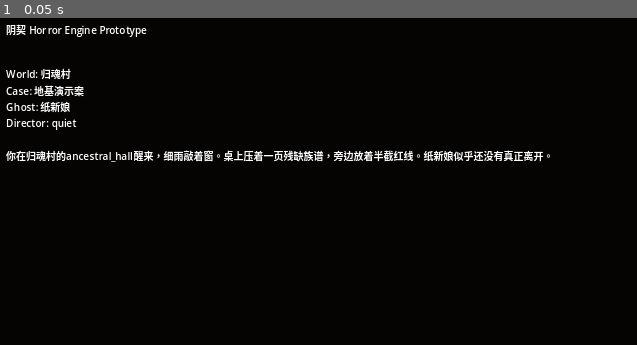
Above: before the commit, frame 1.
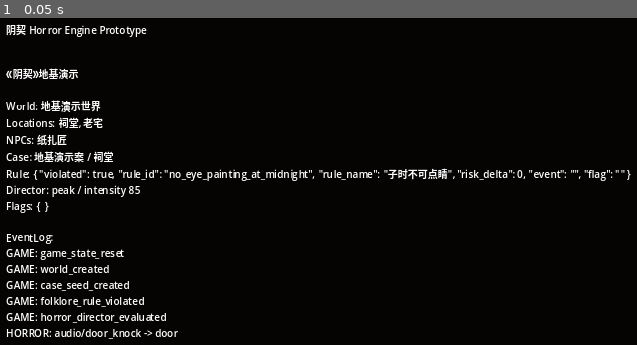
Above: after the commit, the same moment.

Repository: xiemingxin1145/yinqi-horror-engine
Game: Godot game, scene res://scenes/Main.tscn
Same seed, same stepped clock (60 frames per second), same inputs: the game is played once before the commit and once after it.
Inputs:
- Up to frame 1 (0.05 s): no input

The runs differ from the first frame. In frame 1, 6.2% of the frame differs, in the area x 0-100%, y 15-99%.

Commit message:
feat: make Main demonstrate foundation systems

Diff:
--- a/src/Main.gd
+++ b/src/Main.gd
@@ -2,17 +2,64 @@
 
 @onready var status_label: Label = $Status
 
+var event_log: Array[String] = []
+
 func _ready() -> void:
-    var world = WorldSim.create_world("归魂村")
+    EventBus.game_event.connect(_on_game_event)
+    EventBus.horror_event_requested.connect(_on_horror_event_requested)
+    EventBus.clue_added.connect(_on_clue_added)
+
+    GameState.reset()
+    var world = WorldSim.create_world("地基演示世界")
     var case_data = FolkloreRules.generate_case_seed(world)
-    var ghost = GhostGenerator.create_from_case(case_data)
-    var opening = NarrativeEngine.build_opening(world, case_data, ghost)
-    var director_state = HorrorDirector.evaluate_pressure({"fear": 10, "progress": 0})
 
-    status_label.text = "World: %s\nCase: %s\nGhost: %s\nDirector: %s\n\n%s" % [
-        world.get("name"),
-        case_data.get("title"),
-        ghost.get("name"),
-        director_state.get("mood"),
-        opening
+    GameState.set_value("player.fear", 15)
+    GameState.set_value("player.progress", 20)
+    GameState.set_value("player.danger", case_data.get("risk", 0))
+    GameState.set_value("player.clue_pressure", 10)
+
+    var rule_result = FolkloreRules.check_rule_violation({
+        "time": "子时",
+        "item_tag": "paper_figure",
+        "action": "paint_eye"
+    }, case_data)
+
+    var director_state = HorrorDirector.evaluate_from_game_state()
+    var snapshot = GameState.snapshot()
+
+    status_label.text = _build_status_text(world, case_data, rule_result, director_state, snapshot)
+
+func _build_status_text(world: Dictionary, case_data: Dictionary, rule_result: Dictionary, director_state: Dictionary, snapshot: Dictionary) -> String:
+    var location_names := []
+    for location in world.get("locations", []):
+        location_names.append(location.get("name", location.get("id", "unknown")))
+
+    var npc_names := []
+    for npc in world.get("npcs", []):
+        npc_names.append(npc.get("name", npc.get("id", "unknown")))
+
+    return "《阴契》地基演示\n\nWorld: %s\nLocations: %s\nNPCs: %s\nCase: %s / %s\nRule: %s\nDirector: %s / intensity %s\nFlags: %s\n\nEventLog:\n%s" % [
+        world.get("name", "unknown"),
+        ", ".join(location_names),
+        ", ".join(npc_names),
+        case_data.get("title", "unknown"),
+        case_data.get("location_name", case_data.get("location", "unknown")),
+        rule_result,
+        director_state.get("phase", "unknown"),
+        director_state.get("intensity", 0),
+        snapshot.get("flags", {}),
+        "\n".join(event_log)
     ]
+
+func _on_game_event(event_name: String, payload: Dictionary) -> void:
+    event_log.append("GAME: %s" % event_name)
+
+func _on_horror_event_requested(event_packet: Dictionary) -> void:
+    event_log.append("HORROR: %s/%s -> %s" % [
+        event_packet.get("type", "generic"),
+        event_packet.get("id", "unknown"),
+        event_packet.get("target", "world")
+    ])
+
+func _on_clue_added(clue_id: String, _clue_data: Dictionary) -> void:
+    event_log.append("CLUE: %s" % clue_id)
